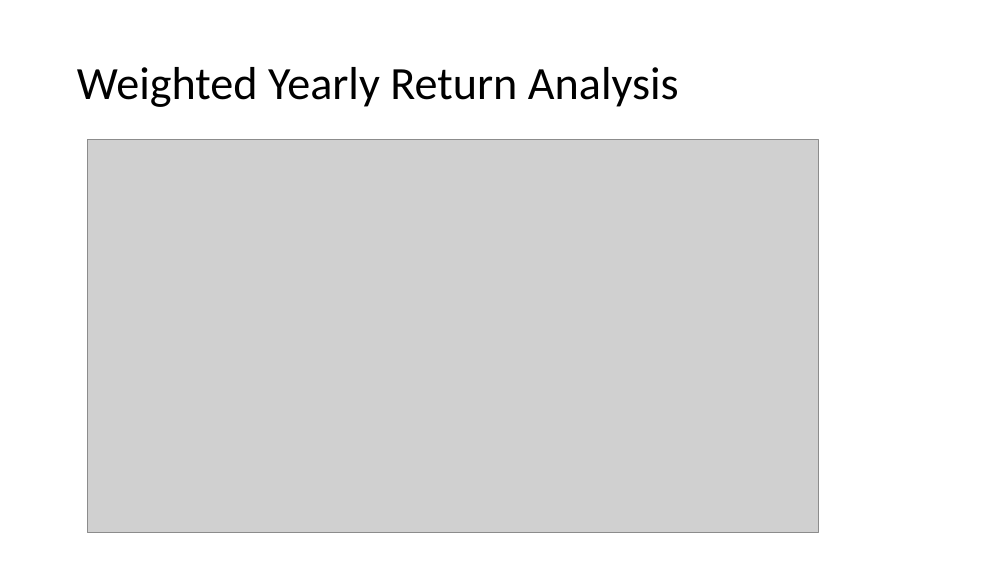
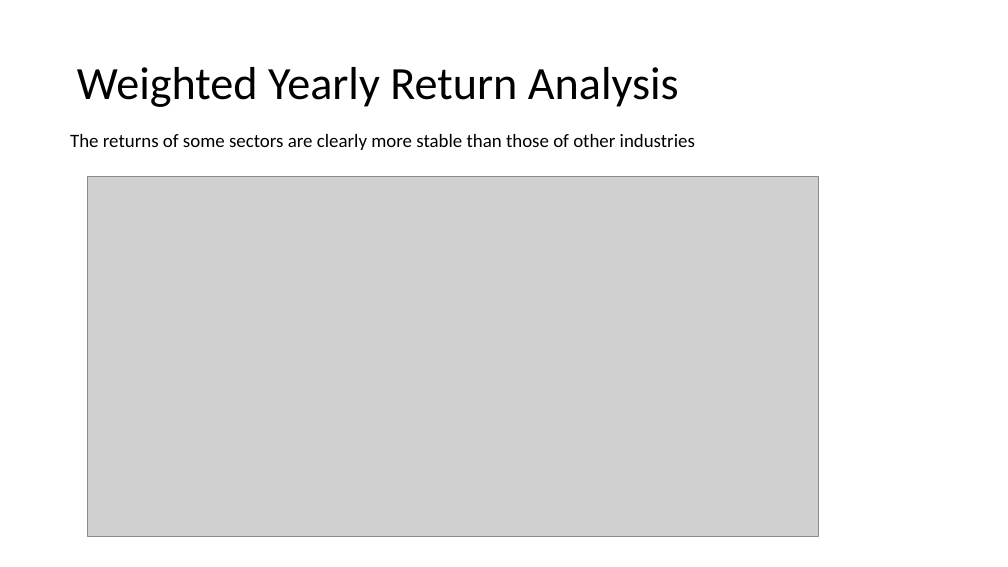
Before and after one commit to kennysiegler/first-project, a slide deck: slide 12 of presentation/Presentation2.pptx. Drawn at 1008x567 pixels with LibreOffice and Linux fonts; fonts in the diff are those of the drawing; grey boxes stand for pictures. Boxes give left, top, right and bottom in pixels: in the first picture for what was removed or moved away, otherwise in the second. Text is boxed around its words. In the diff, an @@ line names an element or a change of style, - is before the commit and + after.

```diff
--- a/presentation/Presentation2.pptx
+++ b/presentation/Presentation2.pptx
@@ text added at (70,134,695,150), 18 pt, text #000000 @@
+The returns of some sectors are clearly more stable than those of other industries
@@ picture: place and size @@
-picture at (88,140,818,533)
+picture at (88,176,818,537)
```
Also in this commit, not shown: 10 other slides changed, 2 slides added, 1 slide removed, 3 other files.
